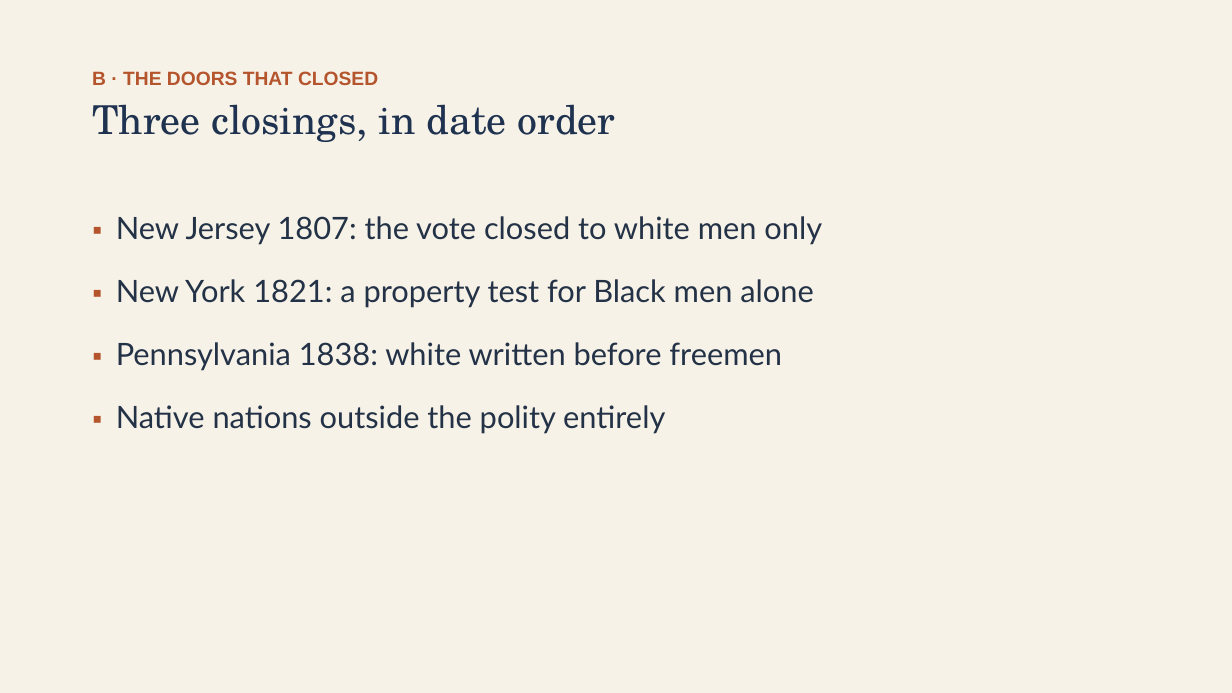
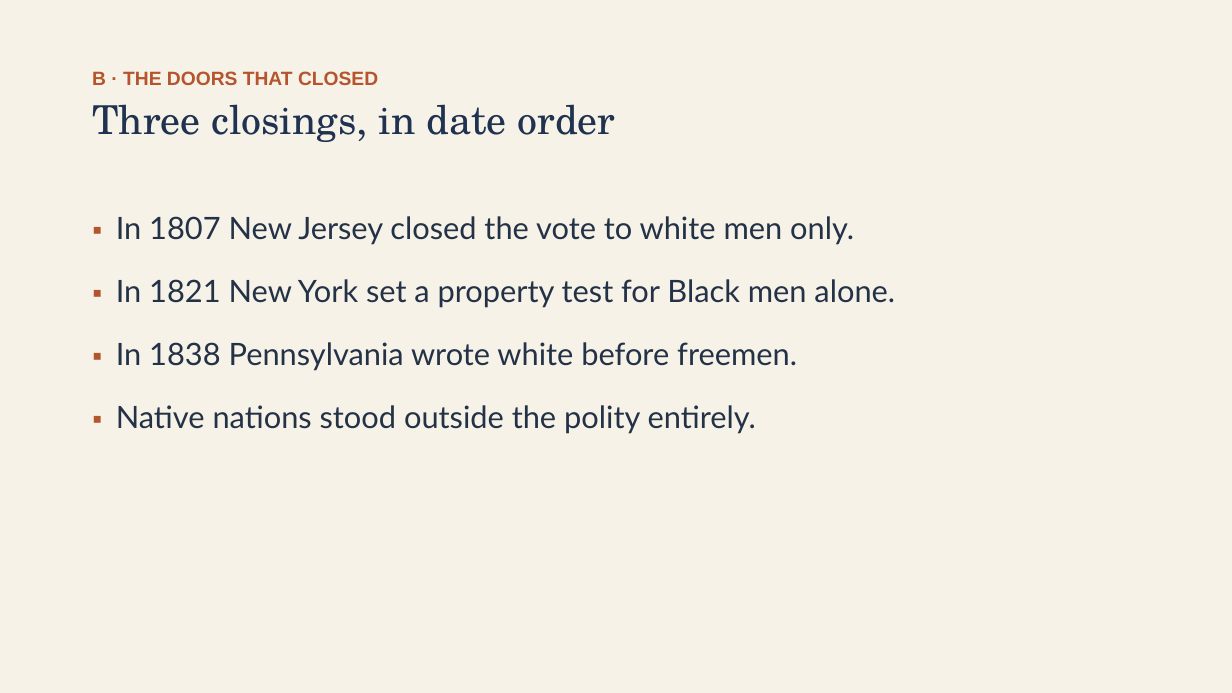
Before and after one commit to ab17gthb/humanities-curriculum-group, a slide deck: slide 9 of jackson-reform/lesson-01/lesson-01-slides.pptx. Drawn at 1232x693 pixels with LibreOffice and Linux fonts; fonts in the diff are those of the drawing. Boxes give left, top, right and bottom in pixels: in the first picture for what was removed or moved away, otherwise in the second. Text is boxed around its words. In the diff, an @@ line names an element or a change of style, - is before the commit and + after.

```diff
--- a/jackson-reform/lesson-01/lesson-01-slides.pptx
+++ b/jackson-reform/lesson-01/lesson-01-slides.pptx
@@ text at (116,216,895,434): text changed @@
-▪ New Jersey 1807: the vote closed to white men only
-▪ New York 1821: a property test for Black men alone
-▪ Pennsylvania 1838: white written before freemen
-▪ Native nations outside the polity entirely
+▪ In 1807 New Jersey closed the vote to white men only.
+▪ In 1821 New York set a property test for Black men alone.
+▪ In 1838 Pennsylvania wrote white before freemen.
+▪ Native nations stood outside the polity entirely.
```
Also in this commit, not shown: 8 other slides changed, 6 other files.
